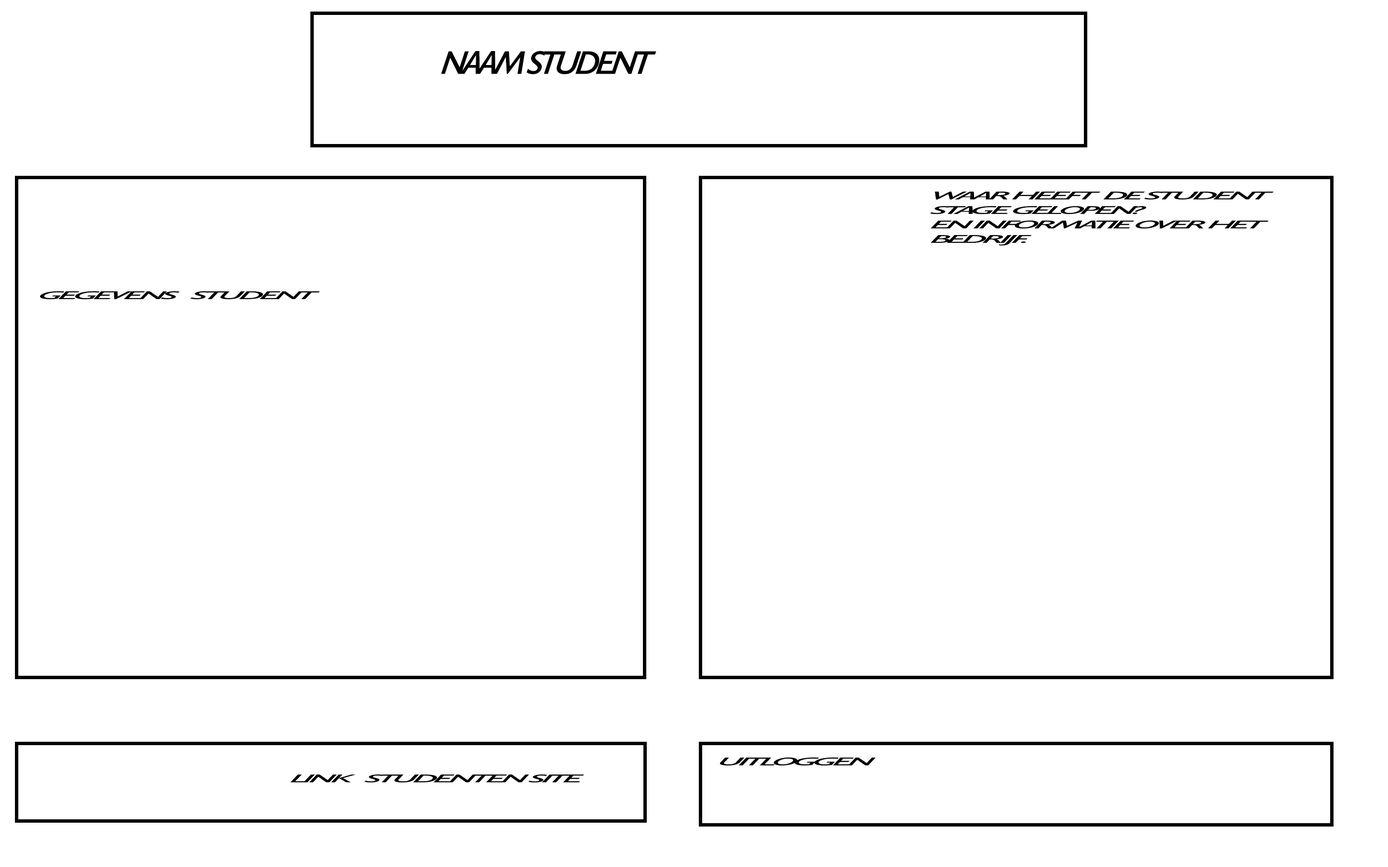
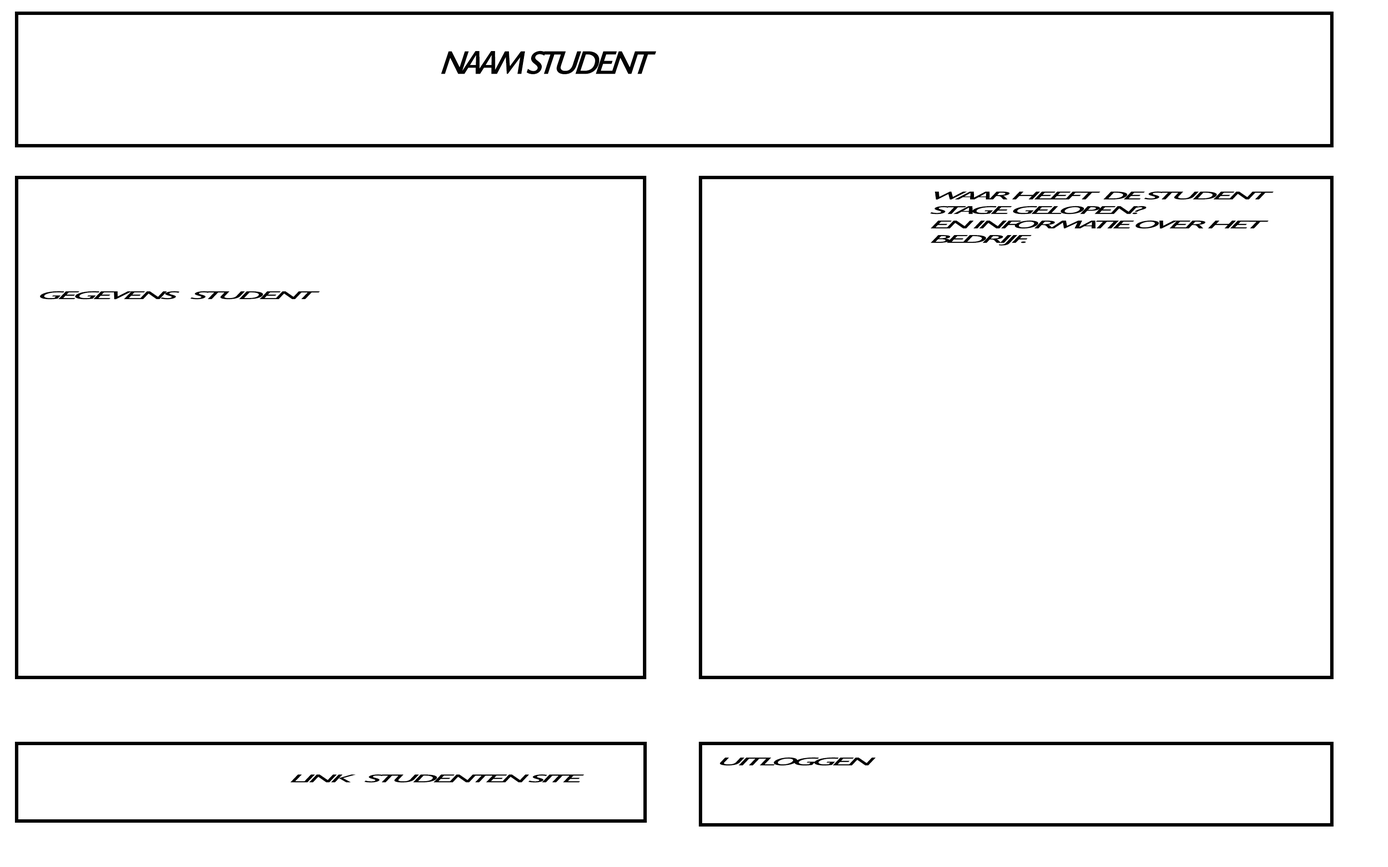
Before/after of a 1388px x 867px layered artwork. What changed in the layer stack:
painted on "Rechthoek 1" over bbox(14, 11, 1334, 148)
